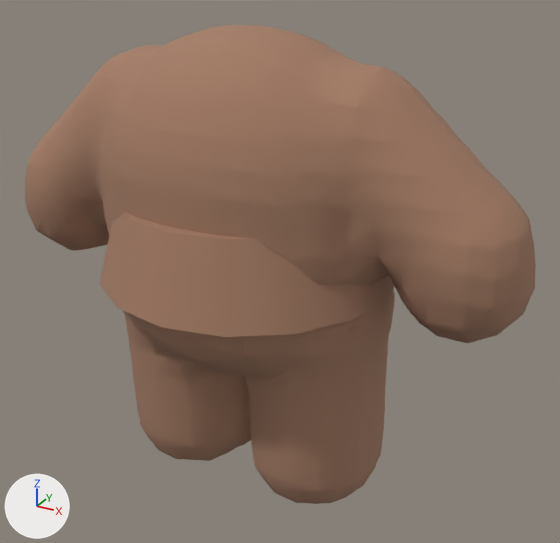
Before and after pictures for a commit that changed the glTF model public/assets/island/characters/wear/x2_outfit_solstice_coat.glb.
Before and after are seen from a 50 mm camera at (8192.399, -4442.19, -1367.765) aimed at (8191.605, -4440.747, -1368.486). The axes (+X, +Y, +Z) are drawn at lower left. The lights are the same throughout. The picture after the commit comes second. Vertices at exactly the same position are counted once.

The older version as bpy lines, for what is in view:
```python
mat_primary = bpy.data.materials.new('primary')
mat_primary.use_nodes = True; mat_primary.node_tree.nodes.clear()
_N = mat_primary.node_tree.nodes; _L = mat_primary.node_tree.links
n0 = _N.new('ShaderNodeBsdfPrincipled'); n0.name = 'Principled BSDF'
n0.inputs[2].default_value = 0.96  # 'Roughness'
n1 = _N.new('ShaderNodeOutputMaterial'); n1.name = 'Material Output'
n2 = _N.new('ShaderNodeMix'); n2.name = 'Mix'
n2.data_type = 'RGBA'
n2.blend_type = 'MULTIPLY'
n2.inputs[0].default_value = 1.0  # 'Factor'
n2.inputs[7].default_value = (0.371, 0.202, 0.13, 1.0)  # 'B', brown #a47c65
n3 = _N.new('ShaderNodeVertexColor'); n3.name = 'Color Attribute'
_L.new(n0.outputs[0], n1.inputs[0])  # 'BSDF' to 'Surface'
_L.new(n2.outputs[2], n0.inputs[0])  # 'Result' to 'Base Color'
_L.new(n3.outputs[0], n2.inputs[6])  # 'Color' to 'A'
me_mesh_0 = bpy.data.meshes.new('Mesh_0')
me_mesh_0.from_pydata(...)  # 5298 vertices, 10556 faces; spans x 8190.924..8192.177, y -4441.126..-4440.446, z -1369.046..-1367.939
# faces by material slot: [9008, 1548]
me_mesh_0.materials.append(mat_primary)
me_mesh_0.materials.append(mat_fixed)
ob_mesh_0 = bpy.data.objects.new('Mesh_0', me_mesh_0)
ob_mesh_0.location = (0.0, 0.0, 0.0)
```
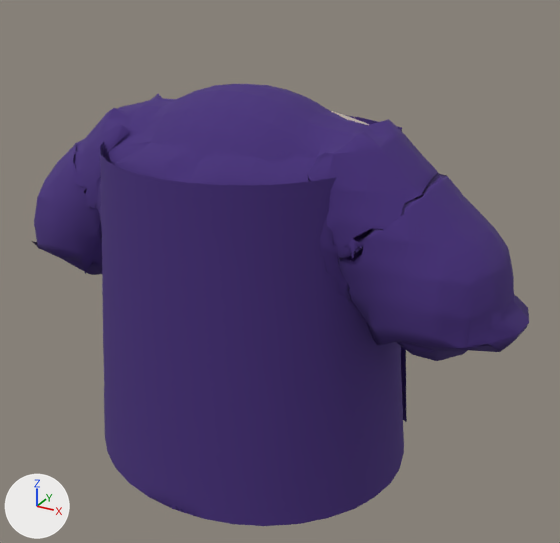
The newer file is also rescaled (x1.121), turned or shifted as a whole; pictures and numbers use the older file's frame.

Pixel boxes (x1, y1, x2, y2) of what changed, in the pictures (560 x 543 px; the box of a moved part takes in the faces that stretch with it):
```json
{"object": "Mesh_0", "change": "surface changed, reshaped", "before": [24, 25, 536, 504], "after": [32, 84, 529, 526], "on screen": "8% shorter"}
{"part": 1, "of": "me_mesh_0", "change": "moved or reshaped", "before": [24, 25, 536, 504], "after": [32, 84, 529, 526]}
{"part": 2, "of": "me_mesh_0", "change": "recoloured", "after": [113, 378, 400, 482]}
```

Scene script edits in JSON lines:
```json
{"block": "mat_primary", "where": "n2 = _N.new('ShaderNodeMix'); n2.name = 'Mix'"}
{"op": "set", "path": "n2.inputs[7].default_value", "old": "(0.371, 0.202, 0.13, 1.0)", "new": "(0.0612, 0.0262, 0.198, 1.0)", "note": "'B', brown #a47c65 -> 'B', dark purple #462d7b"}
{"block": "me_mesh_0", "where": "# used by ob_mesh_0; location = (0.0, 0.0, 0.0)"}
{"op": "remove", "block": "me_mesh_0", "code": "me_mesh_0.from_pydata(...)  # 5298 vertices, 10556 faces; spans x 8190.924..8192.177, y -4441.126..-4440.446, z -1369.046..-1367.939"}
{"op": "add", "block": "me_mesh_0", "code": "me_mesh_0.from_pydata(...)  # 5251 vertices, 10262 faces; spans x 8190.924..8192.177, y -4441.126..-4440.435, z -1369.046..-1368.059"}
{"block": "me_mesh_0", "change": "me_mesh_0 part 1: 5251 vertices moved from x 8190.924..8192.177, y -4441.126..-4440.446, z -1369.046..-1367.939 to x 8190.924..8192.177, y -4441.126..-4440.435, z -1369.046..-1368.059; 39 vertices removed from x 8191.733..8191.772, y -4440.513..-4440.474, z -1368.395..-1368.38"}
{"block": "me_mesh_0", "change": "me_mesh_0 part 2: 68 faces spanning x 8191.176..8191.932, y -4441.1..-4440.46, z -1368.916..-1368.18 switch from mat_fixed to mat_primary"}
{"block": "me_mesh_0", "change": "other edits to the shape of me_mesh_0 do not show in these pictures"}
```
